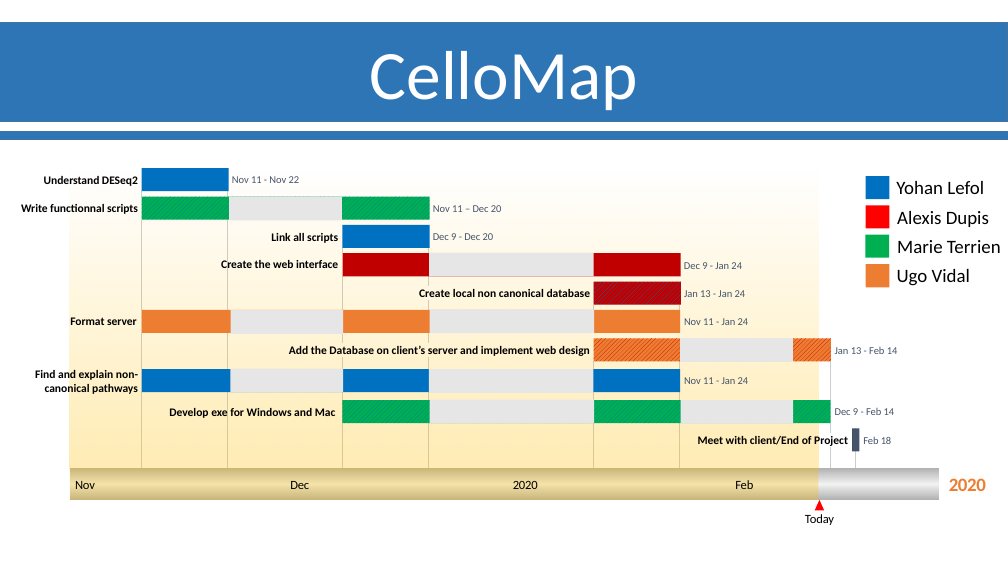
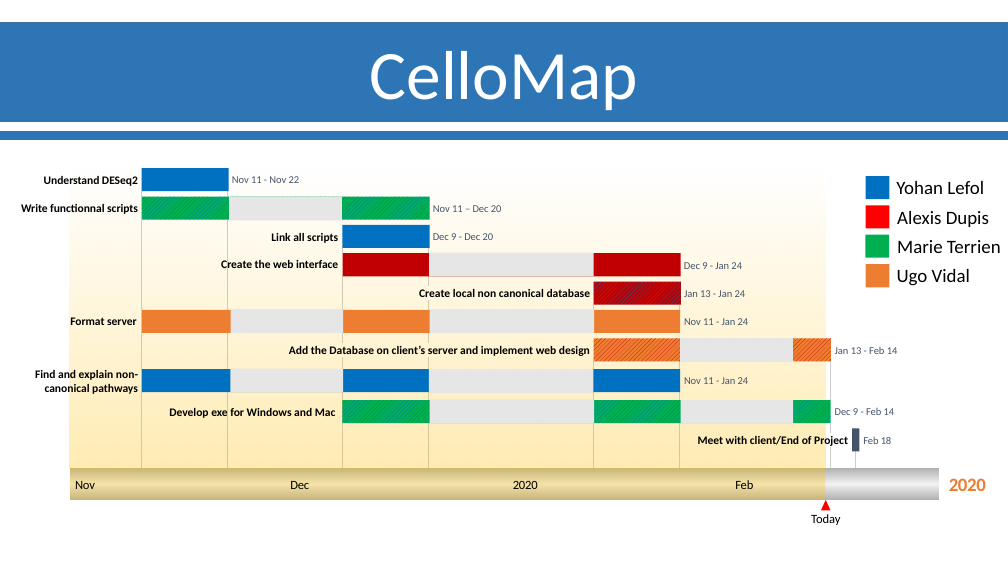
Before and after one commit to Ylefol/projet-INSERM_V5, a slide deck: slide 4 of Slides/Diapos_Suivit_projet.pptx. Drawn at 1008x567 pixels with LibreOffice and Linux fonts; fonts in the diff are those of the drawing; background and template pictures are left out. Boxes give left, top, right and bottom in pixels: in the first picture for what was removed or moved away, otherwise in the second. Text is boxed around its words. In the diff, an @@ line names an element or a change of style, - is before the commit and + after.

```diff
--- a/Slides/Diapos_Suivit_projet.pptx
+++ b/Slides/Diapos_Suivit_projet.pptx
@@ rectangle: place and size @@
-rectangle at bbox=[70, 168, 818, 468]
+rectangle at bbox=[70, 168, 825, 468]
@@ rectangle: place and size @@
-rectangle at bbox=[70, 468, 818, 500]
+rectangle at bbox=[70, 468, 825, 500]
@@ triangle: place and size @@
-triangle at bbox=[815, 500, 824, 510]
+triangle at bbox=[821, 500, 830, 510]
@@ text "Today": place and size @@
-text "Today" at bbox=[805, 514, 834, 525]
+text "Today" at bbox=[811, 514, 840, 525]
```
Also in this commit, not shown: 1 other slide changed, 2 slides added, 2 slides removed.
